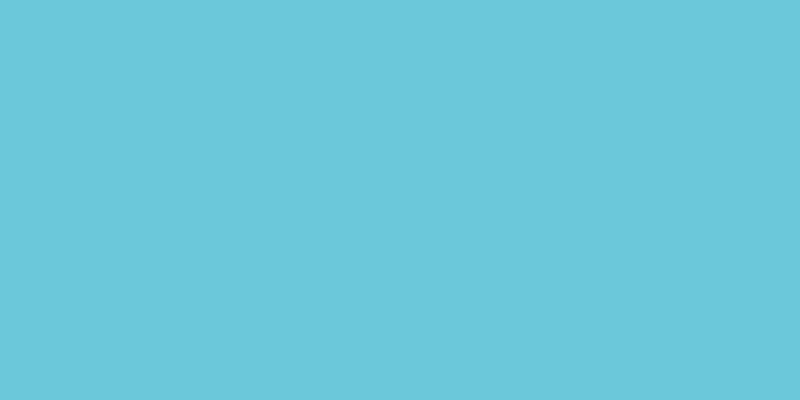
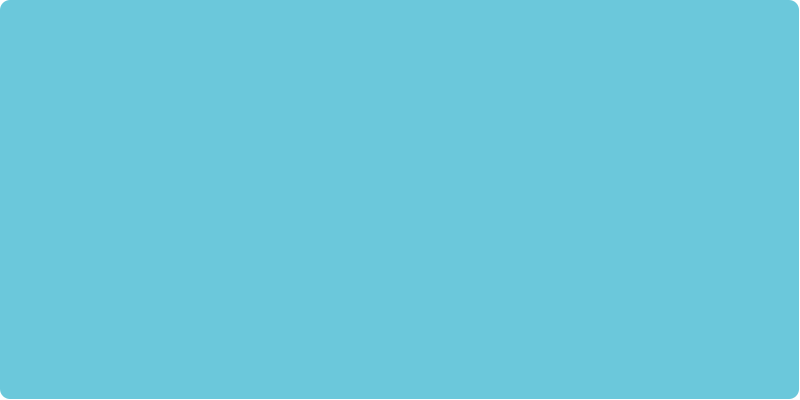
Revision of a layered 800 × 400 image; what changed, layer by layer:
added layer "Layer 2" above "Layer 1" over [left=0, top=0, right=799, bottom=399]
hid "Layer 1" over [left=0, top=0, right=800, bottom=400]
